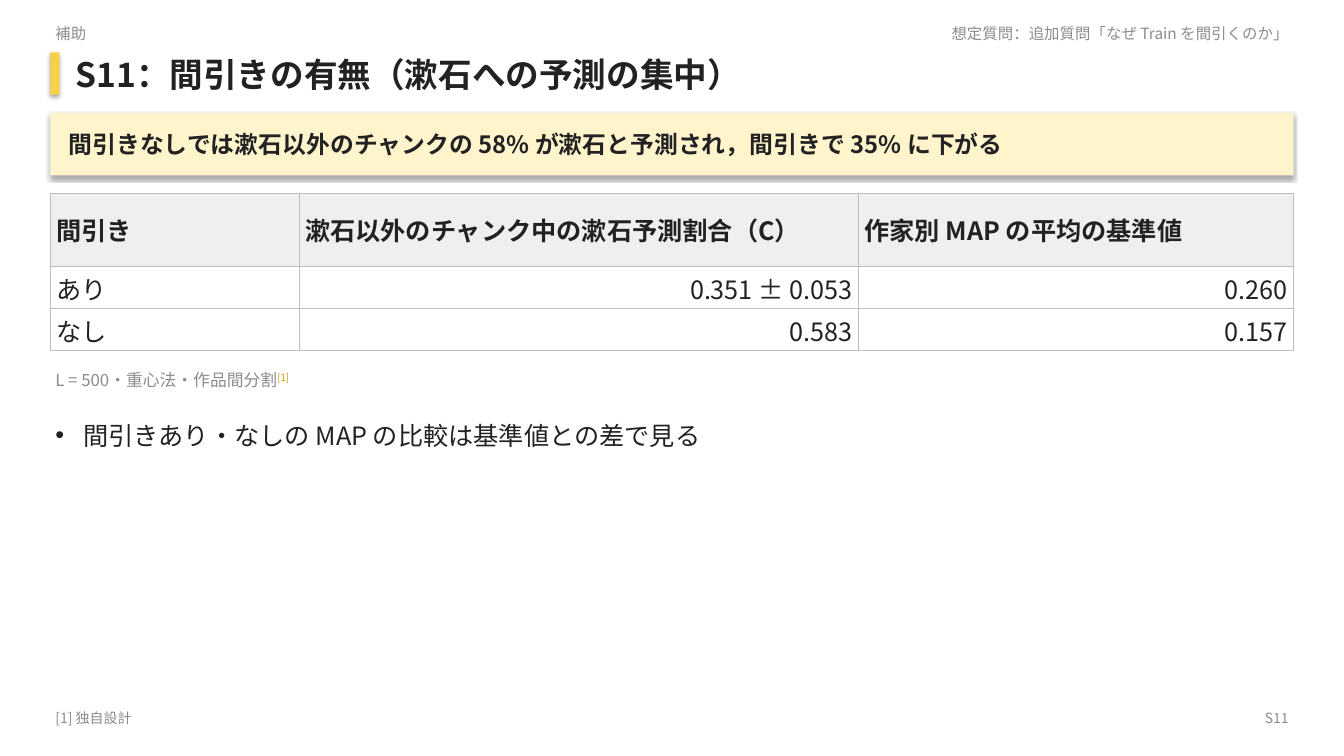
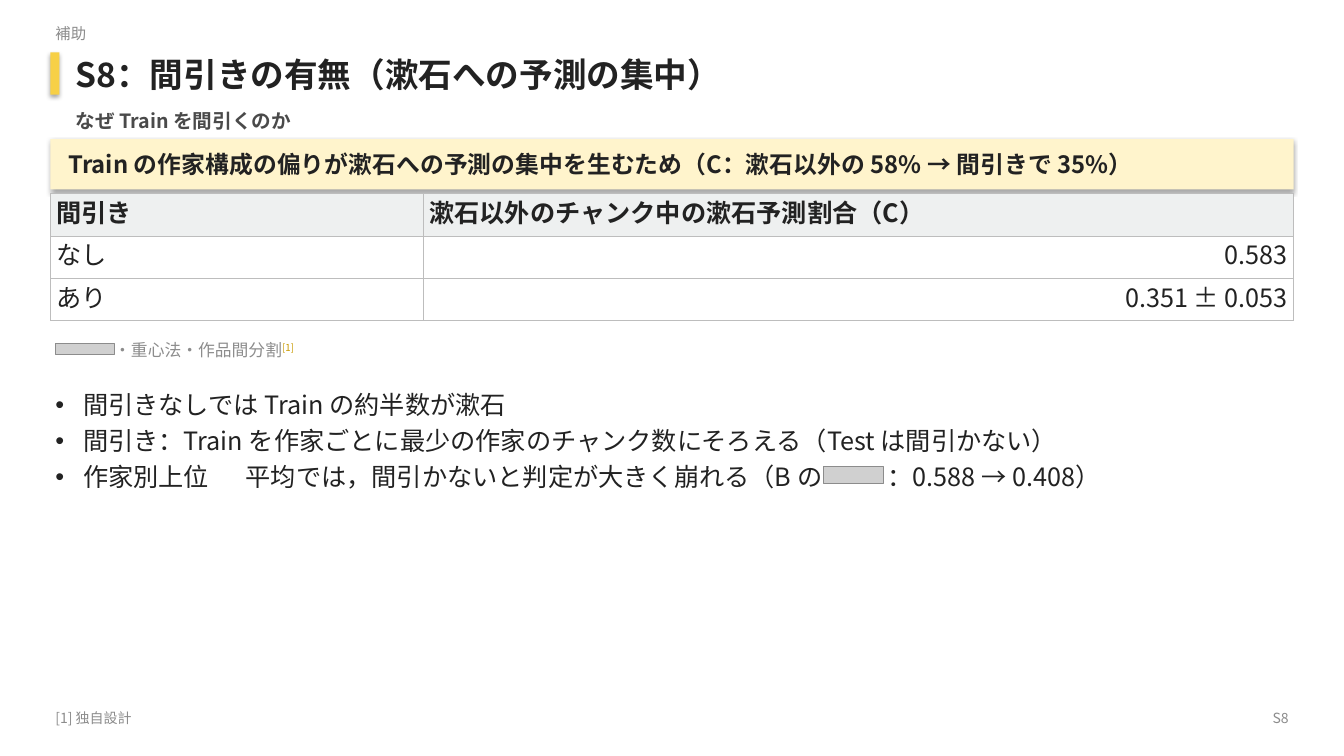
Before and after one commit to matsumoto-af22041/text-author-identifier-nlps, a slide deck: slide 32 of presentation/slides.pptx (slide 33 before the commit). Drawn at 1344x756 pixels with LibreOffice and Linux fonts; fonts in the diff are those of the drawing; grey boxes stand for pictures; background and template pictures are left out. Boxes give left, top, right and bottom in pixels: in the first picture for what was removed or moved away, otherwise in the second. Text is boxed around its words. In the diff, an @@ line names an element or a change of style, - is before the commit and + after.

```diff
--- a/presentation/slides.pptx
+++ b/presentation/slides.pptx
@@ text at (x1=76, y1=58, x2=722, y2=91): text changed @@
-S11：間引きの有無（漱石への予測の集中）
+S8：間引きの有無（漱石への予測の集中）
@@ text at (x1=76, y1=111, x2=291, y2=130): text changed; size 11 to 14 pt; text colour #8C8C8C to #4A4A4A; bold on @@
-想定質問：追加質問「なぜ Train を間引くのか」
+なぜ Train を間引くのか
@@ rectangle "Train の作家構成の偏りが漱石への予測の集中を生むため（C：漱石以外の 58% → 間引きで ..." resized from (x1=50, y1=113, x2=1294, y2=175) to (x1=50, y1=139, x2=1294, y2=190) @@
@@ text in rectangle at (x1=68, y1=152, x2=1132, y2=176): text changed @@
-間引きなしでは漱石以外のチャンクの 58% が漱石と予測され，間引きで 35% に下がる
+Train の作家構成の偏りが漱石への予測の集中を生むため（C：漱石以外の 58% → 間引きで 35%）
@@ table at (x1=50, y1=194, x2=1294, y2=321) @@
-column 1: 間引き | あり | なし
-column 2: 漱石以外のチャンク中の漱石予測割合（C） | 0.351 ± 0.053 | 0.583
-column 3: 作家別 MAP の平均の基準値 | 0.260 | 0.157
+column 1: 間引き | なし | あり
+column 2: 漱石以外のチャンク中の漱石予測割合（C） | 0.583 | 0.351 ± 0.053
@@ picture added at (x1=55, y1=343, x2=114, y2=354) @@
@@ text at (x1=114, y1=342, x2=294, y2=358): text changed @@
-L = 500・重心法・作品間分割[1]
+・重心法・作品間分割[1]
@@ text added at (x1=83, y1=392, x2=1100, y2=489), 18 pt, text #222222 @@
+• 間引きなしでは Train の約半数が漱石
+• 間引き：Train を作家ごとに最少の作家のチャンク数にそろえる（Test は間引かない）
+• 作家別上位 平均では，間引かないと判定が大きく崩れる（B の ：0.588 → 0.408）
@@ text removed at (x1=83, y1=424, x2=700, y2=447) @@
-• 間引きあり・なしの MAP の比較は基準値との差で見る
@@ picture added at (x1=824, y1=467, x2=883, y2=484) @@
@@ text at (x1=1273, y1=712, x2=1289, y2=723): text changed @@
-S11
+S8
```
Also in this commit, not shown: 33 other slides changed, 7 slides added, 2 slides removed, 25 other files.
